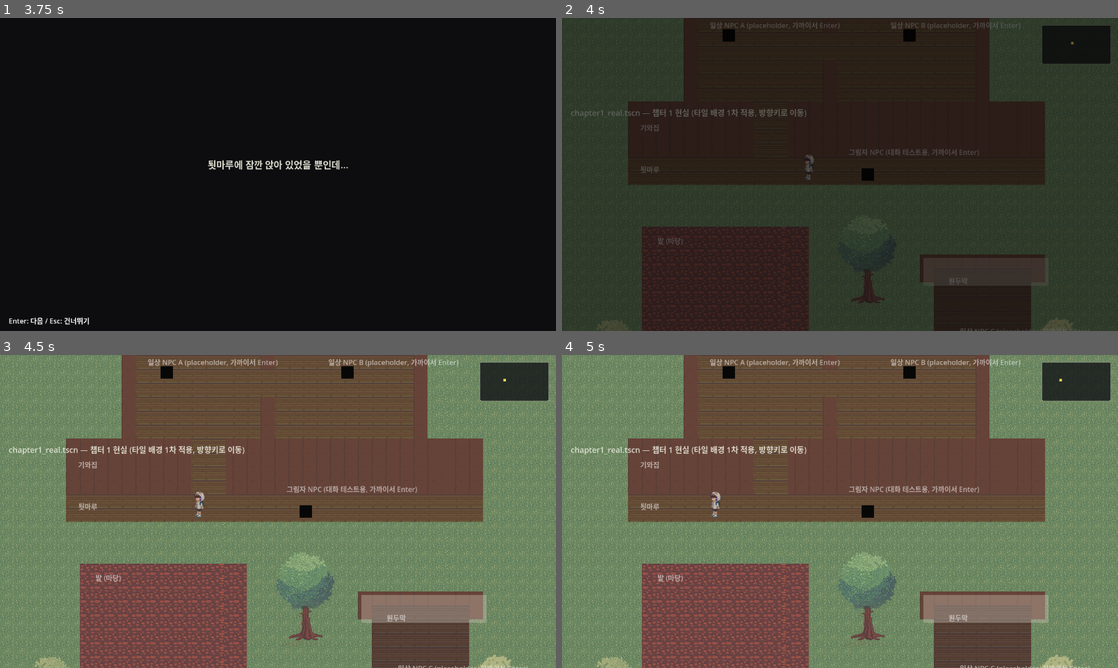
Above: before the commit, frames 1-4 (two rows, left to right).
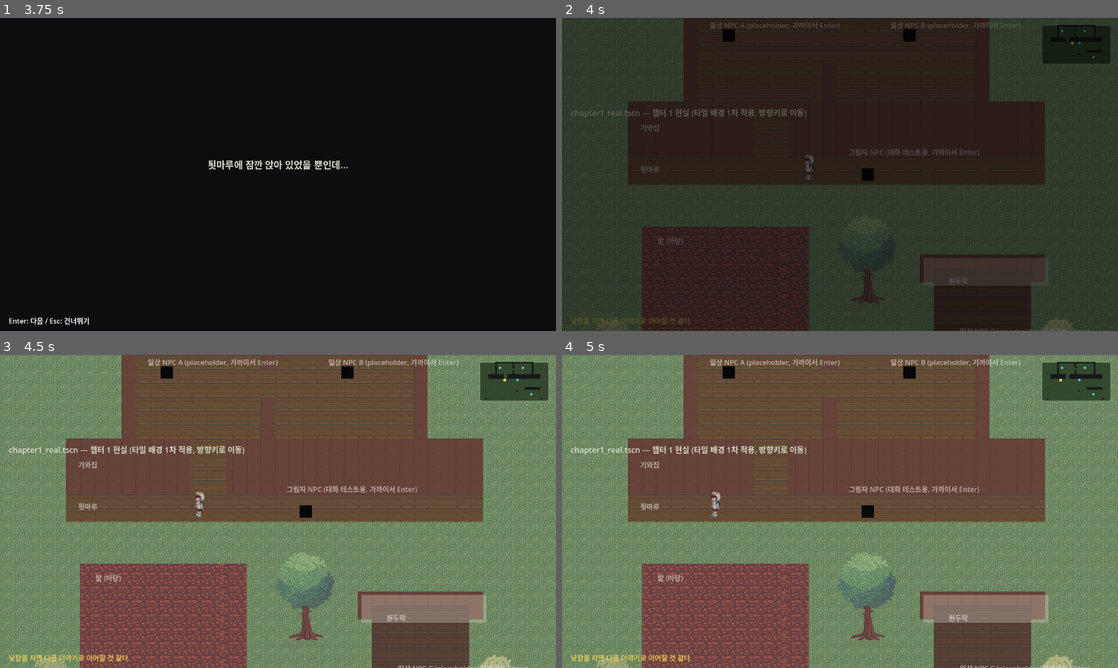
Above: after the commit, the same moments.

Repository: YGseok/ProjectS
Game: Godot game, scene res://scenes/chapter1_intro.tscn
Two runs of this game, one before a commit and one after it. Both use one fixed random seed, a clock stepped at 60 frames per second and the inputs below.
Inputs (mouse positions are in pixels of both pictures, inside the frame that each line leads up to):
- Up to frame 1 (3.75 s): tap Enter (ui_accept) at 0.5, 0.77, 1.52, 2.75, 3.02 s; move the mouse to (400, 158) at 0.52 s; hold Right (ui_right) 0.53-1.28 s; tap 1 at 0.6 s; click (400, 158) at 0.67 s; move the mouse to (166, 190) at 1.27 s; hold Down (ui_down) 1.28-2.03 s; tap 2 at 1.35 s; click (166, 190) at 1.42 s; move the mouse to (333, 105) at 2.02 s; hold Right (ui_right) 2.03-2.78 s; tap 3 at 2.1 s; click (333, 105) at 2.17 s; move the mouse to (250, 237) at 2.77 s; hold Up (ui_up) 2.78-3.53 s; tap 5 at 2.85 s; click (250, 237) at 2.92 s; move the mouse to (444, 221) at 3.52 s; hold Left (ui_left) from 3.53 s (still down); tap 6 at 3.6 s; click (444, 221) at 3.67 s
- Up to frame 2 (4 s): keep holding Left (ui_left); tap Enter (ui_accept) at 3.77 s
- Up to frame 3 (4.5 s): keep holding Left (ui_left); move the mouse to (111, 464) at 4.27 s; tap 1 at 4.35 s; click (111, 464) at 4.42 s
- Up to frame 4 (5 s): keep holding Left (ui_left); tap Enter (ui_accept) at 4.52 s

Frame 1 is identical in both runs. In frame 2, 0.2% of the frame differs, in the area x 1-96%, y 2-98%; in frame 3, 1.5%, in the area x 1-99%, y 2-98%; in frame 4, 1.5%.

Commit message:
v0.32: 플레이 피드백 4건 처리 (미니맵/일상 힌트/사방치기 위치/챕터2·3 가시성)
INBOX.md 2026-09-15에 직접 플레이 후 남긴 4개 피드백을 처리.

1) 미니맵에 배경색/벽/NPC 구분 추가 — 패널 바탕을 녹색 톤으로, 벽/
장애물(CollisionMap.blocked_rects)을 어두운 사각형으로, NPC(새
"minimap_npc" 그룹)를 청록 점으로 표시(minimap_terrain.gd, 신규).

2) 일상 파트(chapter1_real.tscn)에도 목표 힌트 추가 — 기존 챕터 1 꿈
전용 objective_hint.gd의 공통 로직을 objective_hint_base.gd로 뽑아내고,
daily_life_hint.gd(신규)가 상속해서 "낮잠을 자면 다음 이야기로 이어질
것 같다"를 항상 보여줌.

3) 사방치기 위치를 밭 한가운데(448,480)에서 빈 마당(768,320)으로 이동
— "밭에 있는 게 맥락상 어색하다"는 피드백. 기존 이동 경로와 안 겹치는
칸을 확인 후 test_dynamic_collision.gd도 갱신.

4) 챕터 2/3의 조각/탈출구가 완전히 투명해서 어디 있는지 모르겠다는
피드백에 대응 — ground_marker.gd(신규, _draw()로 반짝이는 별 모양)를
KeyItemA/B/C(금색)/EscapeTrigger(청록)에 배치.

tests/run_all.sh(31개) + qa/run_all.sh(11개) 전부 통과, 스크린샷으로
네 가지 변경 모두 육안 확인.

Co-Authored-By: Claude Sonnet 5 <noreply@anthropic.com>

Diff:
--- a/scenes/chapter1_dream.tscn
+++ b/scenes/chapter1_dream.tscn
@@ -185,7 +185,7 @@
 text = "Enter: 살펴보기"
 
 [node name="HopscotchKey" type="Node2D" parent="."]
-position = Vector2(448, 480)
+position = Vector2(768, 320)
 script = ExtResource("16_hopscotch")
 
 [node name="Visual" type="Node2D" parent="HopscotchKey"]
--- a/scenes/chapter1_real.tscn
+++ b/scenes/chapter1_real.tscn
@@ -15,6 +15,7 @@
 [ext_resource type="Script" path="res://scripts/scenery_flavor.gd" id="22_scenery"]
 [ext_resource type="Script" path="res://scripts/chapter1_real_entry.gd" id="23_real_entry"]
 [ext_resource type="Script" path="res://scripts/clue_object.gd" id="24_clue"]
+[ext_resource type="PackedScene" path="res://scenes/common/DailyLifeHint.tscn" id="25_daily_hint"]
 
 [sub_resource type="LabelSettings" id="LabelSettings_title"]
 font_size = 18
@@ -273,3 +274,5 @@
 prompt_text = "Enter: 낮잠"
 
 [node name="FadeOverlay" parent="." instance=ExtResource("2_fade")]
+
+[node name="DailyLifeHint" parent="." instance=ExtResource("25_daily_hint")]
--- a/scenes/chapter2_dream.tscn
+++ b/scenes/chapter2_dream.tscn
@@ -11,6 +11,7 @@
 [ext_resource type="Script" path="res://scripts/chapter_dream_entry.gd" id="9_dream_entry"]
 [ext_resource type="Script" path="res://scripts/chapter_key_item.gd" id="10_key_item"]
 [ext_resource type="Script" path="res://scripts/chapter_escape_trigger.gd" id="11_escape"]
+[ext_resource type="Script" path="res://scripts/ground_marker.gd" id="12_marker"]
 
 [sub_resource type="LabelSettings" id="LabelSettings_action_prompt"]
 font_size = 16
@@ -100,6 +101,9 @@
 item_name = "조각 A"
 found_lines = Array[String](["흙 속에서 낯선 조각 하나를 발견했다."])
 
+[node name="Marker" type="Node2D" parent="KeyItemA"]
+script = ExtResource("12_marker")
+
 [node name="PromptLabel" type="Label" parent="KeyItemA"]
 offset_left = -60.0
 offset_top = -44.0
@@ -117,6 +121,9 @@
 item_name = "조각 B"
 found_lines = Array[String](["장독 안에서 또 다른 조각을 찾았다."])
 
+[node name="Marker" type="Node2D" parent="KeyItemB"]
+script = ExtResource("12_marker")
+
 [node name="PromptLabel" type="Label" parent="KeyItemB"]
 offset_left = -60.0
 offset_top = -44.0
@@ -133,6 +140,9 @@
 item_index = 2
 item_name = "조각 C"
 found_lines = Array[String](["원두막 마루 틈에서 마지막 조각을 찾았다."])
+
+[node name="Marker" type="Node2D" parent="KeyItemC"]
+script = ExtResource("12_marker")
 
 [node name="PromptLabel" type="Label" parent="KeyItemC"]
 offset_left = -60.0
@@ -151,6 +161,11 @@
 escape_lines = Array[String](["조각 세 개를 맞추자, 문이 스르르 열린다."])
 title_text = "2장 종료"
 next_scene = "res://scenes/chapter2_end.tscn"
+
+[node name="Marker" type="Node2D" parent="EscapeTrigger"]
+script = ExtResource("12_marker")
+color = Color(0.4, 0.85, 0.75, 0.9)
+radius = 11.0
 
 [node name="PromptLabel" type="Label" parent="EscapeTrigger"]
 offset_left = -60.0
--- a/scenes/chapter3_dream.tscn
+++ b/scenes/chapter3_dream.tscn
@@ -8,6 +8,7 @@
 [ext_resource type="Script" path="res://scripts/chapter_dream_entry.gd" id="6_dream_entry"]
 [ext_resource type="Script" path="res://scripts/chapter_key_item.gd" id="7_key_item"]
 [ext_resource type="Script" path="res://scripts/chapter_escape_trigger.gd" id="8_escape"]
+[ext_resource type="Script" path="res://scripts/ground_marker.gd" id="9_marker"]
 
 [sub_resource type="LabelSettings" id="LabelSettings_action_prompt"]
 font_size = 16
@@ -59,6 +60,9 @@
 item_name = "조각 A"
 found_lines = Array[String](["호숫가 풀숲에서 조각 하나를 발견했다."])
 
+[node name="Marker" type="Node2D" parent="KeyItemA"]
+script = ExtResource("9_marker")
+
 [node name="PromptLabel" type="Label" parent="KeyItemA"]
 offset_left = -60.0
 offset_top = -44.0
@@ -76,6 +80,9 @@
 item_name = "조각 B"
 found_lines = Array[String](["반대편 호숫가에서 또 다른 조각을 찾았다."])
 
+[node name="Marker" type="Node2D" parent="KeyItemB"]
+script = ExtResource("9_marker")
+
 [node name="PromptLabel" type="Label" parent="KeyItemB"]
 offset_left = -60.0
 offset_top = -44.0
@@ -92,6 +99,9 @@
 item_index = 2
 item_name = "조각 C"
 found_lines = Array[String](["호수 남쪽 기슭에서 마지막 조각을 찾았다."])
+
+[node name="Marker" type="Node2D" parent="KeyItemC"]
+script = ExtResource("9_marker")
 
 [node name="PromptLabel" type="Label" parent="KeyItemC"]
 offset_left = -60.0
@@ -111,6 +121,11 @@
 title_text = "3장 종료"
 next_scene = "res://scenes/chapter3_end.tscn"
 advances_story = false
+
+[node name="Marker" type="Node2D" parent="EscapeTrigger"]
+script = ExtResource("9_marker")
+color = Color(0.4, 0.85, 0.75, 0.9)
+radius = 11.0
 
 [node name="PromptLabel" type="Label" parent="EscapeTrigger"]
 offset_left = -60.0
--- /dev/null
+++ b/scenes/common/DailyLifeHint.tscn
@@ -0,0 +1,19 @@
+[gd_scene load_steps=3 format=3 uid="uid://daily_life_hint_scene"]
+
+[ext_resource type="Script" path="res://scripts/daily_life_hint.gd" id="1_script"]
+
+[sub_resource type="LabelSettings" id="LabelSettings_hint"]
+font_size = 16
+font_color = Color(0.95, 0.85, 0.35, 0.85)
+
+[node name="DailyLifeHint" type="CanvasLayer" groups=["objective_hint"]]
+layer = 30
+script = ExtResource("1_script")
+
+[node name="Label" type="Label" parent="."]
+offset_left = 20.0
+offset_top = 684.0
+offset_right = 700.0
+offset_bottom = 708.0
+label_settings = SubResource("LabelSettings_hint")
+text = ""
--- a/scenes/common/Minimap.tscn
+++ b/scenes/common/Minimap.tscn
@@ -1,9 +1,10 @@
-[gd_scene load_steps=3 format=3 uid="uid://minimap_scene"]
+[gd_scene load_steps=4 format=3 uid="uid://minimap_scene"]
 
 [ext_resource type="Script" path="res://scripts/minimap.gd" id="1_script"]
+[ext_resource type="Script" path="res://scripts/minimap_terrain.gd" id="2_terrain"]
 
 [sub_resource type="StyleBoxFlat" id="StyleBoxFlat_box"]
-bg_color = Color(0.05, 0.05, 0.07, 0.75)
+bg_color = Color(0.16, 0.24, 0.14, 0.85)
 border_width_left = 1
 border_width_top = 1
 border_width_right = 1
@@ -27,6 +28,13 @@
 offset_bottom = 106.0
 theme_override_styles/panel = SubResource("StyleBoxFlat_box")
 
+[node name="Terrain" type="Control" parent="Panel"]
+layout_mode = 0
+offset_right = 160.0
+offset_bottom = 90.0
+mouse_filter = 2
+script = ExtResource("2_terrain")
+
 [node name="PlayerDot" type="ColorRect" parent="Panel"]
 offset_left = 77.0
 offset_top = 42.0
--- /dev/null
+++ b/scripts/daily_life_hint.gd
@@ -0,0 +1,14 @@
+extends "res://scripts/objective_hint_base.gd"
+## 일상 파트(챕터마다 공유하는 허브 `chapter1_real.tscn`)용 목표 힌트
+## (사람 피드백, 2026-09-15 — "일상 단계에서도 뭘 해야 다음 스텝으로
+## 넘어가는지 알려주도록 하자". 지금까지는 챕터 1 꿈에만 힌트가 있었음).
+##
+## 일상 파트에서 다음으로 넘어가는 유일한 수단은 낮잠(`NapTrigger`)
+## 뿐이라 새 스토리 텍스트 없이 항상 같은 문구를 보여준다 — 마지막
+## 챕터(3장)를 끝내면 이 씬으로 다시 돌아오지 않으므로 "더 할 게 없음"
+## 상태를 따로 처리할 필요가 없다.
+##
+## 화면 하단 페이드/숨김 공통 로직은 `objective_hint_base.gd` 참고.
+
+func _current_hint() -> String:
+	return "낮잠을 자면 다음 이야기로 이어질 것 같다."
--- /dev/null
+++ b/scripts/ground_marker.gd
@@ -0,0 +1,26 @@
+extends Node2D
+## 완전히 투명한 상호작용 오브젝트(챕터 2/3의 조각/탈출구)에 붙이는
+## 범용 표시 마커 — 실제 아트가 없어 위치를 전혀 알 수 없다는 사람
+## 피드백(2026-09-15, "2 챕터 오브젝트가 투명이라 어디서 뭘 먹어야
+## 할지 모르겠음")에 대응. 반짝이는 작은 별 모양을 `_draw()`로 직접
+## 그린다 — 사방치기(`hopscotch_visual.gd`)와 같은 이유로 기하학적
+## 도형이라 절차적 생성이 안정적으로 가능(사람 얼굴/몸과는 다름).
+
+@export var color: Color = Color(0.95, 0.85, 0.35, 0.9)
+@export var radius: float = 9.0
+
+var _t := 0.0
+
+func _process(delta: float) -> void:
+	_t += delta
+	queue_redraw()
+
+func _draw() -> void:
+	var pulse := 0.75 + 0.25 * sin(_t * 3.0)
+	var r := radius * pulse
+	var points := PackedVector2Array()
+	for i in range(9):
+		var angle := TAU * i / 8.0
+		var rad := r if i % 2 == 0 else r * 0.4
+		points.append(Vector2(cos(angle), sin(angle)) * rad)
+	draw_polyline(points, color, 2.0, true)
--- a/scripts/minimap.gd
+++ b/scripts/minimap.gd
@@ -12,11 +12,18 @@
 ## 남는다. `ChapterTitleCard`가 떠 있는 동안(챕터 시작/종료 전환
 ## 순간)도 "플레이 불가능한 시점"이라 자동으로 같이 숨긴다.
 
+## 배경(패널 바탕색)은 대략적인 "걸어다닐 수 있는 땅" 톤이고, 그 위에
+## `CollisionMap.blocked_rects`(벽/지붕/나무 밑둥 등 갈 수 없는 곳)를
+## 어두운 사각형으로, "minimap_npc" 그룹 노드를 점으로 그려서 플레이어/
+## NPC/벽이 구분되게 한다(사람 피드백, 2026-09-15) — 실제 그리기는
+## `Panel/Terrain`(`minimap_terrain.gd`)이 맡는다.
+
 const MAP_SIZE := Vector2(160.0, 90.0)
 const DOT_SIZE := Vector2(6.0, 6.0)
 
 @onready var _panel: Panel = $Panel
 @onready var _dot: ColorRect = $Panel/PlayerDot
+@onready var _terrain: Control = $Panel/Terrain
 
 var _map_bounds := Rect2(Vector2.ZERO, Vector2(1280, 720))
 var _showing := false
@@ -47,3 +54,25 @@
 	rel.x = clampf(rel.x, 0.0, 1.0)
 	rel.y = clampf(rel.y, 0.0, 1.0)
 	_dot.position = rel * MAP_SIZE - DOT_SIZE * 0.5
+
+	# 벽/장애물(갈 수 없는 곳)과 NPC도 대략적인 위치로 함께 표시한다
+	# (사람 피드백, 2026-09-15 "배경색 구분... 플레이어, NPC, 갈 수 없는
+	# 벽이 확실히 구분되어야 한다").
+	var world_to_map := func(world_pos: Vector2) -> Vector2:
+		return (world_pos - _map_bounds.position) / size * MAP_SIZE
+
+	var wall_rects: Array[Rect2] = []
+	var collision_map: Node = get_tree().get_first_node_in_group("collision_map")
+	if collision_map:
+		for rect: Rect2 in collision_map.blocked_rects:
+			var top_left: Vector2 = world_to_map.call(rect.position)
+			var bottom_right: Vector2 = world_to_map.call(rect.position + rect.size)
+			wall_rects.append(Rect2(top_left, bottom_right - top_left))
+	_terrain.wall_rects = wall_rects
+
+	var npc_points: Array[Vector2] = []
+	for npc: Node2D in get_tree().get_nodes_in_group("minimap_npc"):
+		npc_points.append(world_to_map.call(npc.global_position))
+	_terrain.npc_points = npc_points
+
+	_terrain.queue_redraw()
--- /dev/null
+++ b/scripts/minimap_terrain.gd
@@ -0,0 +1,20 @@
+extends Control
+## 미니맵 안쪽 지형/NPC 오버레이 — `minimap.gd`가 매 프레임 좌표를
+## 미니맵 로컬 좌표로 변환해서 넘겨주면 그대로 그린다(사람 피드백,
+## 2026-09-15: "미니맵에 대략적인 배경색 구분이 되도록 한다. 플레이어
+## 캐릭터, NPC, 갈 수 없는 벽이 확실히 구분되어야 한다"). 정확한 타일별
+## 색상까지는 아니고, 벽/장애물(`CollisionMap.blocked_rects`)을 어두운
+## 사각형으로, NPC를 점으로 표시하는 수준의 "대략적인" 구분이다.
+
+const WALL_COLOR := Color(0.08, 0.08, 0.09, 0.9)
+const NPC_COLOR := Color(0.35, 0.8, 0.85, 1.0)
+const NPC_DOT_SIZE := 5.0
+
+var wall_rects: Array[Rect2] = []
+var npc_points: Array[Vector2] = []
+
+func _draw() -> void:
+	for rect in wall_rects:
+		draw_rect(rect, WALL_COLOR)
+	for p in npc_points:
+		draw_rect(Rect2(p - Vector2.ONE * NPC_DOT_SIZE / 2.0, Vector2.ONE * NPC_DOT_SIZE), NPC_COLOR)
--- a/scripts/npc.gd
+++ b/scripts/npc.gd
@@ -7,6 +7,9 @@
 ## 피드백, 2026-09-09) — NPC 타일 위로 플레이어가 겹쳐 걸어 들어갈 수
 ## 없다. 상호작용 자체는 원래도 인접 타일(TILE_SIZE 거리)에서 하도록
 ## 되어 있어서 이 변경으로 인한 영향은 없다.
+##
+## "minimap_npc" 그룹에도 속해서 미니맵에 위치가 점으로 표시된다(사람
+## 피드백, 2026-09-15 "미니맵에... NPC가 확실히 구분되어야 한다").
 
 const TILE_SIZE := 32.0
 const FACE_DOT_THRESHOLD := 0.9
@@ -17,6 +20,7 @@
 
 func _ready() -> void:
 	add_to_group("blocks_movement")
+	add_to_group("minimap_npc")
 
 func _process(_delta: float) -> void:
 	if _player == null:
--- a/scripts/objective_hint.gd
+++ b/scripts/objective_hint.gd
@@ -1,5 +1,5 @@
-extends CanvasLayer
-## 현재 목표 힌트 (사람 피드백, 2026-09-08 — "어디에서 왜 무엇을
+extends "res://scripts/objective_hint_base.gd"
+## 챕터 1 꿈 파트 목표 힌트 (사람 피드백, 2026-09-08 — "어디에서 왜 무엇을
 ## 해야하는지 인지하기 어려움. 좀더 게임같이 개연성있게 연결시켜보자").
 ##
 ## 새 스토리 텍스트를 만들지 않고, `Chapter1Progress`의 기계적 상태
@@ -12,34 +12,9 @@
 ## 않음), 열쇠와 나무패를 어느 순서로 먼저 얻어도 자연스러운 힌트가
 ## 나오도록 두 조합을 모두 처리한다. `chapter1_dream.tscn`으로 옮겨
 ## 붙인다(퍼즐 자체가 꿈 안으로 옮겨갔으므로).
-
-@onready var _label: Label = $Label
-
-var _last_hint := ""
-var _fade_tween: Tween
-
-func _process(_delta: float) -> void:
-	# 대화창/아이템 팝업도 화면 하단을 쓰는데(DialogueSystem 패널이 이
-	# 라벨과 y좌표가 살짝 겹침), 그 위에 힌트가 함께 떠 있으면 대화창
-	# 밑으로 텍스트 한 조각이 삐져나와 보이는 시각 버그가 있었다(실제
-	# 창 캡처로 발견, 2026-09-08). 대화/팝업 중엔 힌트를 그냥 숨긴다.
-	if DialogueSystem.is_active() or ItemPopup.is_active():
-		_label.visible = false
-		return
-	_label.visible = true
-	var hint := _current_hint()
-	if hint != _last_hint:
-		_last_hint = hint
-		# 목표가 바뀌는 순간 그냥 툭 바뀌는 대신 살짝 페이드로 갈아끼운다
-		# (2026-09-08, "손맛" 개선 — item_popup.gd/dialogue_system.gd와
-		# 같은 계열). `.text`는 여전히 즉시 새 값으로 바뀌어서(애니메이션
-		# 때문에 지연되지 않음) 기존 테스트의 즉시 비교 어서션에 영향 없음.
-		_label.text = hint
-		_label.modulate.a = 0.0
-		if _fade_tween:
-			_fade_tween.kill()
-		_fade_tween = create_tween()
-		_fade_tween.tween_property(_label, "modulate:a", 1.0, 0.25)
+##
+## 화면 하단 페이드/숨김 공통 로직은 `objective_hint_base.gd` 참고
+## (2026-09-15, `daily_life_hint.gd`와 공유하려고 분리).
 
 func _current_hint() -> String:
 	var p := Chapter1Progress
--- /dev/null
+++ b/scripts/objective_hint_base.gd
@@ -0,0 +1,39 @@
+extends CanvasLayer
+## 화면 하단에 "지금 뭘 해야 하는지" 짧은 힌트를 보여주는 공용 베이스.
+## 하위 클래스는 `_current_hint()`만 오버라이드해서 그 씬만의 힌트
+## 로직을 정의한다. 대화/팝업 중엔 자동으로 숨고, 힌트 내용이 바뀌는
+## 순간엔 페이드로 갈아끼운다 — `objective_hint.gd`(챕터 1 꿈)에 있던
+## 공통 로직을 뽑아냈다(2026-09-15, 사람 피드백 "일상 단계에서도 뭘
+## 해야 다음 스텝으로 넘어가는지 알려주자"에 따라 `daily_life_hint.gd`
+## 도 같은 동작이 필요해져서).
+
+@onready var _label: Label = $Label
+
+var _last_hint := ""
+var _fade_tween: Tween
+
+func _process(_delta: float) -> void:
+	# 대화창/아이템 팝업도 화면 하단을 쓰는데(DialogueSystem 패널이 이
+	# 라벨과 y좌표가 살짝 겹침), 그 위에 힌트가 함께 떠 있으면 대화창
+	# 밑으로 텍스트 한 조각이 삐져나와 보이는 시각 버그가 있었다(실제
+	# 창 캡처로 발견, 2026-09-08). 대화/팝업 중엔 힌트를 그냥 숨긴다.
+	if DialogueSystem.is_active() or ItemPopup.is_active():
+		_label.visible = false
+		return
+	_label.visible = true
+	var hint := _current_hint()
+	if hint != _last_hint:
+		_last_hint = hint
+		# 목표가 바뀌는 순간 그냥 툭 바뀌는 대신 살짝 페이드로 갈아끼운다
+		# (2026-09-08, "손맛" 개선 — item_popup.gd/dialogue_system.gd와
+		# 같은 계열). `.text`는 여전히 즉시 새 값으로 바뀌어서(애니메이션
+		# 때문에 지연되지 않음) 기존 테스트의 즉시 비교 어서션에 영향 없음.
+		_label.text = hint
+		_label.modulate.a = 0.0
+		if _fade_tween:
+			_fade_tween.kill()
+		_fade_tween = create_tween()
+		_fade_tween.tween_property(_label, "modulate:a", 1.0, 0.25)
+
+func _current_hint() -> String:
+	return ""
--- a/tests/test_dynamic_collision.gd
+++ b/tests/test_dynamic_collision.gd
@@ -85,14 +85,26 @@
 	_assert(_player.position.is_equal_approx(Vector2(448, 160)),
 		"(꿈) GonggiStones(416,160) 자리로는 이동 못 하고 그대로임, 실제: %s" % [_player.position])
 
-	# --- HopscotchKey(448,480) 콜리전: 2026-09-09부터는 단계 게이팅 없이
+	# --- HopscotchKey(768,320) 콜리전: 2026-09-09부터는 단계 게이팅 없이
 	# 씬 로드 직후부터 바로 보이고 바로 막혀야 한다(예전엔 2단계부터).
+	# 위치는 2026-09-15 사람 피드백("밭에 있는 게 맥락상 어색함")으로
+	# 448,480(밭 한가운데)에서 768,320(빈 마당, TreeGreen 접근 경로
+	# x=704와도 안 겹치는 칸)으로 옮겨졌다. GonggiStones(416,160)/
+	# Floorboard(480,160)와 같은 행(y=160)을 계속 오른쪽으로 가면
+	# Floorboard 자리에 곧장 막히므로, 한 칸 아래(y=192, 둘 다 안 걸리는
+	# 행)로 내려간 뒤 오른쪽으로 다가가서 마지막 한 칸 위에서 막히는지
+	# 확인한다.
 	var hopscotch: Node2D = current_scene.get_node("HopscotchKey")
 	_assert(hopscotch.visible, "(꿈) HopscotchKey는 씬 로드 즉시부터 보임(더 이상 단계 게이팅 없음)")
+	await _move_one_tile("ui_down")
 	for i in range(10):
+		await _move_one_tile("ui_right")
+	_assert(_player.position.is_equal_approx(Vector2(768, 192)),
+		"(꿈) HopscotchKey 위쪽 행(768,192)까지 이동, 실제: %s" % [_player.position])
+	for i in range(4):
 		await _move_one_tile("ui_down")
-	_assert(_player.position.is_equal_approx(Vector2(448, 448)),
-		"(꿈) HopscotchKey 옆(448,448)까지만 이동, 자리(448,480)는 처음부터 막혀 있음, 실제: %s" %
+	_assert(_player.position.is_equal_approx(Vector2(768, 288)),
+		"(꿈) HopscotchKey 위(768,288)까지만 이동, 자리(768,320)는 처음부터 막혀 있음, 실제: %s" %
 			[_player.position])
 
 
--- /dev/null
+++ b/tests/test_minimap_terrain.gd
@@ -0,0 +1,68 @@
+extends SceneTree
+## 자동 테스트 — 미니맵이 벽(CollisionMap.blocked_rects)과 NPC
+## (minimap_npc 그룹)를 실제로 표시하는지 검증한다(사람 피드백,
+## 2026-09-15: "미니맵에 대략적인 배경색 구분이 되도록 한다. 플레이어
+## 캐릭터, NPC, 갈 수 없는 벽이 확실히 구분되어야 한다").
+##
+## 실행: godot4 --headless --script res://tests/test_minimap_terrain.gd --path <project>
+
+var _all_passed := true
+
+func _initialize() -> void:
+	change_scene_to_file("res://scenes/chapter1_real.tscn")
+	await process_frame
+	await process_frame
+	await process_frame
+
+	var minimap: Node = root.get_node_or_null("Minimap")
+	_assert(minimap != null, "Minimap 오토로드를 찾음")
+	if minimap == null:
+		_finish()
+		return
+	_assert(minimap.is_showing(), "챕터 1 현실에서는 미니맵이 보임")
+
+	var terrain: Control = minimap.get_node("Panel/Terrain")
+	_assert(terrain != null, "Panel/Terrain 노드를 찾음")
+
+	var collision_map: Node = get_first_node_in_group("collision_map")
+	_assert(collision_map != null, "CollisionMap 노드를 찾음")
+
+	_assert(terrain.wall_rects.size() == collision_map.blocked_rects.size(),
+		"벽 사각형 개수가 CollisionMap.blocked_rects와 일치, 실제: %d (기대: %d)" %
+			[terrain.wall_rects.size(), collision_map.blocked_rects.size()])
+	_assert(terrain.wall_rects.size() > 0, "벽 사각형이 실제로 그려짐(0개 아님)")
+
+	var npc_nodes := get_nodes_in_group("minimap_npc")
+	_assert(npc_nodes.size() >= 4,
+		"chapter1_real에 minimap_npc 그룹 노드가 4개 이상(그림자+A/B/C), 실제: %d" % npc_nodes.size())
+	_assert(terrain.npc_points.size() == npc_nodes.size(),
+		"미니맵 NPC 점 개수가 minimap_npc 그룹 노드 수와 일치, 실제: %d (기대: %d)" %
+			[terrain.npc_points.size(), npc_nodes.size()])
+
+	# 벽 사각형은 미니맵 패널(160x90) 좌표계 안에 있어야 한다(월드 좌표를
+	# 그대로 쓰는 실수 방지).
+	var in_bounds := true
+	for rect: Rect2 in terrain.wall_rects:
+		if rect.position.x < -1.0 or rect.position.y < -1.0 or rect.end.x > 161.0 or rect.end.y > 91.0:
+			in_bounds = false
+			break
+	_assert(in_bounds, "벽 사각형이 미니맵 패널(160x90) 좌표 범위 안에 그려짐")
+
+	_finish()
+
+
+func _assert(condition: bool, description: String) -> void:
+	if condition:
+		print("[TEST] PASS - %s" % description)
+	else:
+		printerr("[TEST] FAIL - %s" % description)
+		_all_passed = false
+
+
+func _finish() -> void:
+	if _all_passed:
+		print("[TEST] ALL PASSED")
+		quit(0)
+	else:
+		printerr("[TEST] SOME FAILED")
+		quit(1)
Not shown, added: scripts/daily_life_hint.gd.uid
Not shown, added: scripts/ground_marker.gd.uid
Not shown, added: scripts/minimap_terrain.gd.uid
Not shown, added: scripts/objective_hint_base.gd.uid
Not shown, added: tests/test_minimap_terrain.gd.uid
Not shown, changed: docs/CHANGELOG.md
Not shown, changed: docs/STATUS.md
Not shown, changed: docs/feedback/INBOX.md
